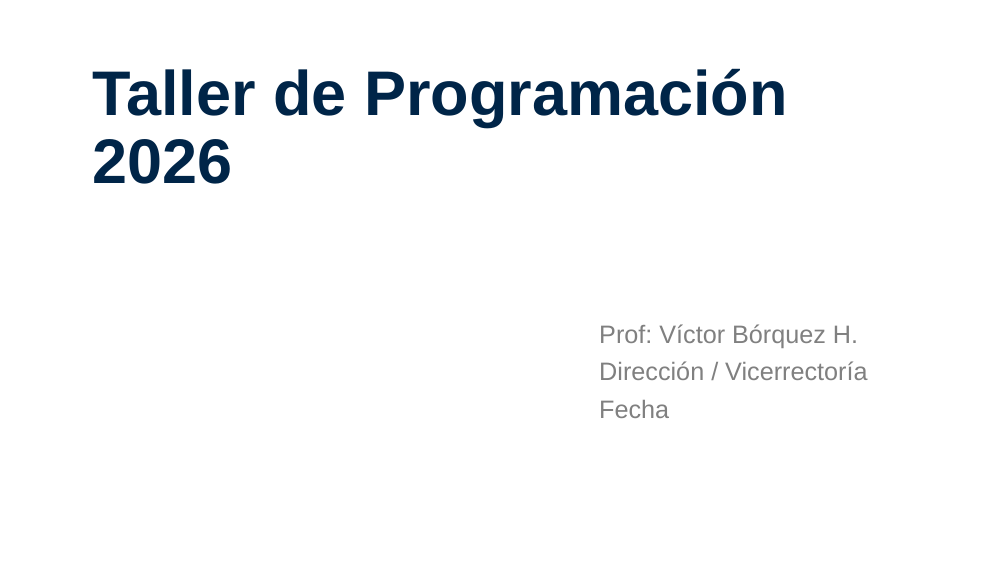
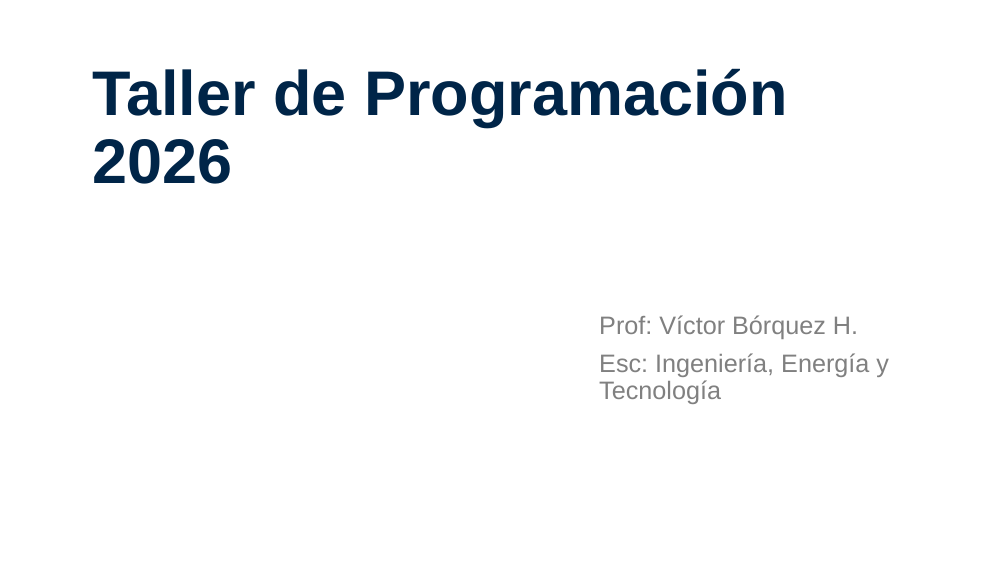
Before and after one commit to VictorBorquez-VBH/Taller-Programacion-Python-AIEP, a slide deck: slide 1 of POO_01.pptx. Drawn at 1008x567 pixels with LibreOffice and Linux fonts; fonts in the diff are those of the drawing; background and template pictures are left out. Boxes give left, top, right and bottom in pixels: in the first picture for what was removed or moved away, otherwise in the second. Text is boxed around its words. In the diff, an @@ line names an element or a change of style, - is before the commit and + after.

```diff
--- a/POO_01.pptx
+++ b/POO_01.pptx
@@ text at bbox=[599, 353, 889, 404]: text changed @@
-Dirección / Vicerrectoría
-Fecha
+Esc: Ingeniería, Energía y Tecnología
```
Also in this commit, not shown: 2 slides added, 15 slides removed, 12 other files.
